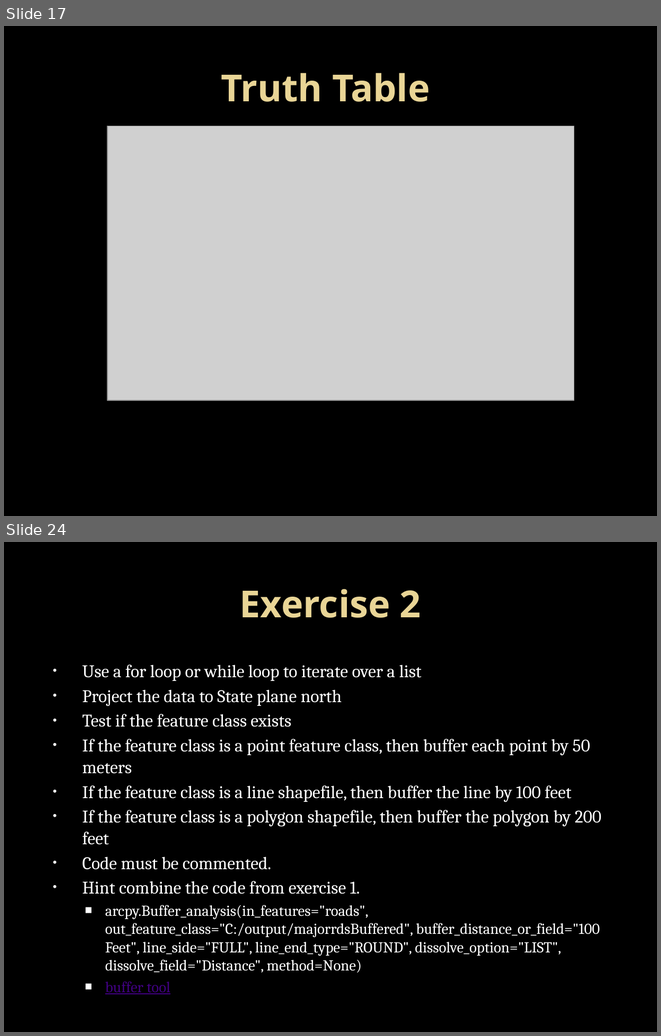
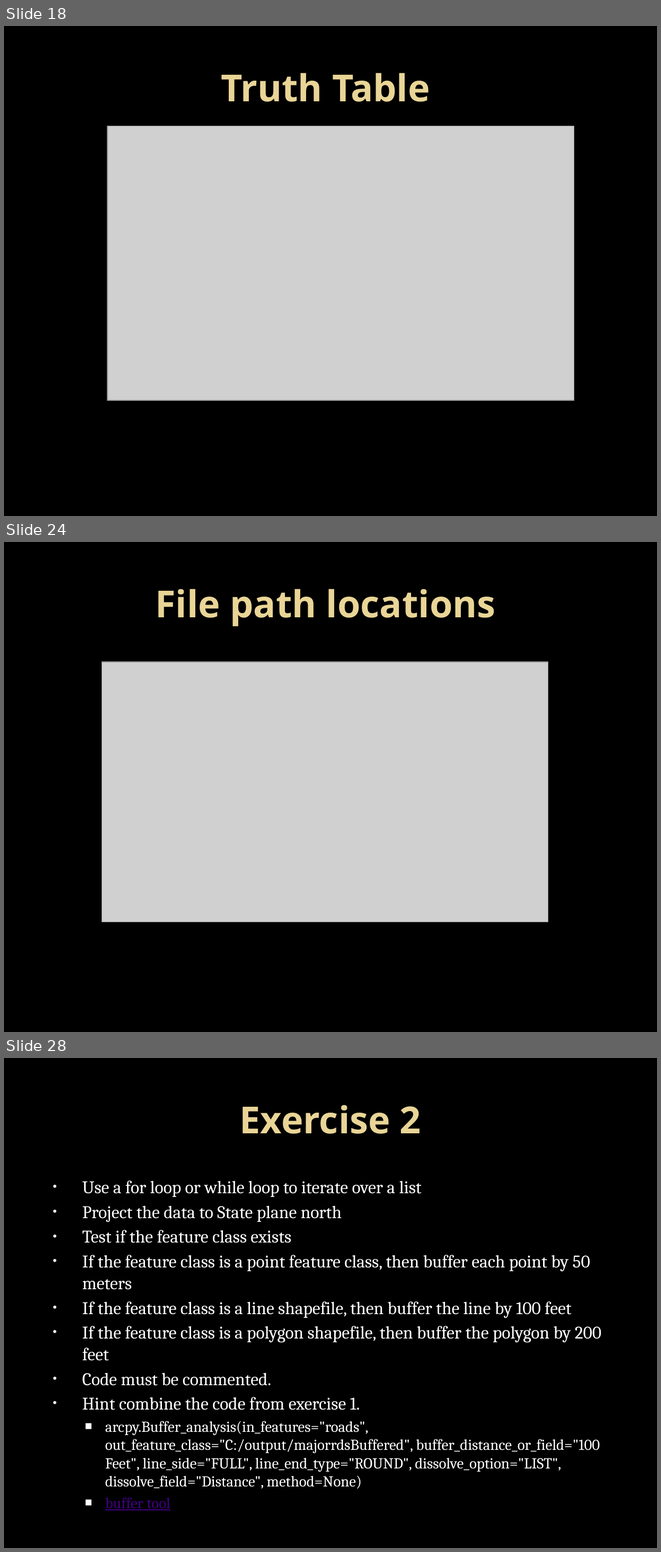
Before and after one commit to LukeKaim/python_training, a slide deck: introduction to python_1.pptx. Shown one above the other, each under a label of ours: slides 17 and 24 before the commit, slides 18, 24 and 28 after it; the slides between them are not shown. The pictures are 661x1036 and 661x1552 pixels, drawn with LibreOffice and Linux fonts; fonts in the diff are those of the drawing; grey boxes stand for pictures; background and template pictures are left out. Boxes give left, top, right and bottom in pixels: in the first picture for what was removed or moved away, otherwise in the second. Text is boxed around its words. In the diff, an @@ line names an element or a change of style, - is before the commit and + after.

```diff
--- a/introduction to python_1.pptx
+++ b/introduction to python_1.pptx
@@ slide 24 added at (4, 542, 657, 1032), background picture (left out) @@
@@ title added at (155, 589, 495, 626), 41 pt, text gradient #EAD696 to #E7D081, bold @@
+File path locations
@@ picture added at (102, 661, 548, 921) @@
@@ what was slide 17 is now slide 18 @@
@@ what was slide 24 is now slide 28 @@
```
Also in this commit, not shown: 17 slides changed, 4 other slides added, 17 other files.
